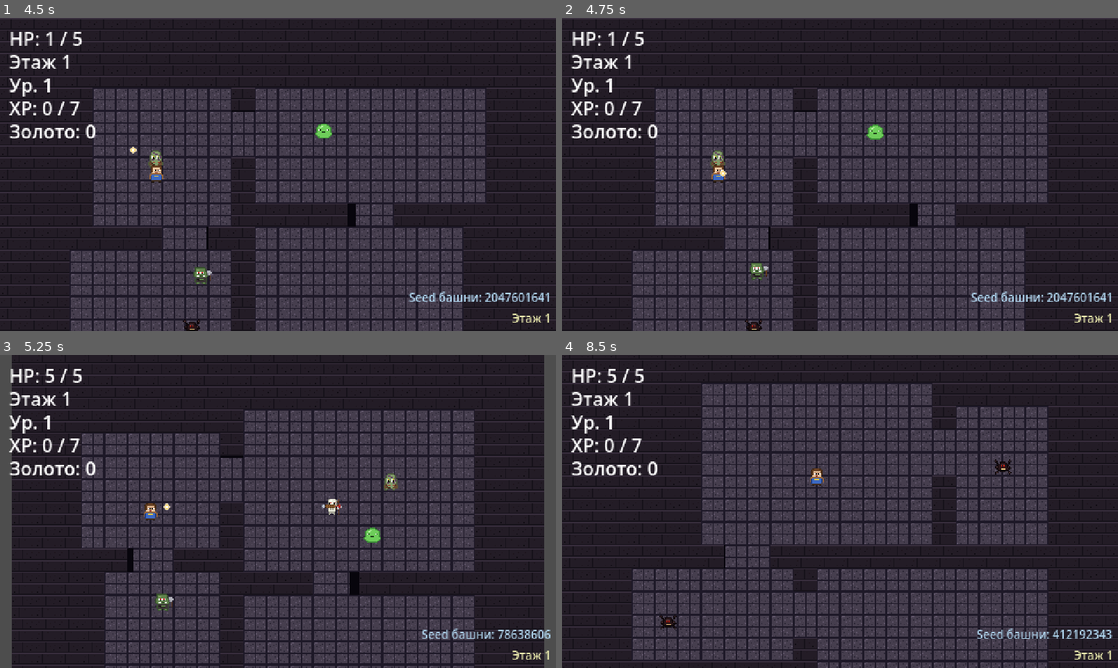
Above: before the commit, frames 1-4 (two rows, left to right).
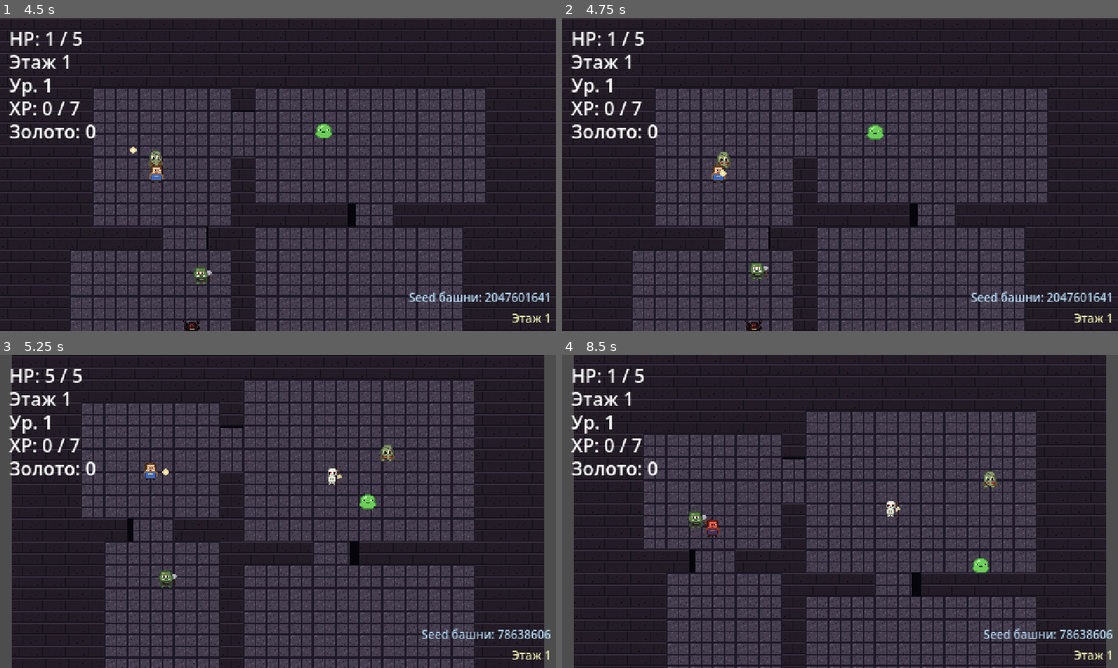
Above: after the commit, the same moments.

Repository: slartus/roguelike-game
Game: Godot game, scene res://scenes/main.tscn
The game is run twice, just before and just after one commit, with the same random seed, the same clock (stepped at 60 frames per second) and the same inputs.
Inputs (mouse positions are in pixels of both pictures, inside the frame that each line leads up to):
- Up to frame 1 (4.5 s): tap Enter at 0.5 s; move the mouse to (400, 158) at 0.52 s; press the mouse at (400, 158) at 0.53 s; hold D (move_right) 0.53-1.25 s; release the mouse at (400, 158) at 1.25 s; drag from (166, 190) to (250, 237) at 1.27 s; move the mouse to (333, 105) at 2.02 s; hold D (move_right) 2.03-2.75 s; tap Alt at 2.1 s; drag from (250, 237) to (111, 127) at 2.77 s; move the mouse to (444, 221) at 3.52 s; press the mouse at (444, 221) at 3.53 s; hold A (move_left) 3.53-4.25 s; release the mouse at (444, 221) at 4.25 s; drag from (111, 127) to (172, 174) at 4.27 s
- Up to frame 2 (4.75 s): no input
- Up to frame 3 (5.25 s): move the mouse to (305, 511) at 5.02 s; hold S (move_down) from 5.03 s (still down); tap Alt at 5.1 s; click (305, 511) at 5.17 s
- Up to frame 4 (8.5 s): release S (move_down) at 5.75 s; drag from (756, 433) to (728, 527) at 5.77 s; move the mouse to (962, 495) at 6.52 s; press the mouse at (962, 495) at 6.53 s; hold W (move_up) 6.53-7.25 s; release the mouse at (962, 495) at 7.25 s; drag from (728, 527) to (812, 574) at 7.27 s; move the mouse to (895, 442) at 8.02 s; hold S (move_down) from 8.03 s (still down); tap Alt at 8.1 s

Frame 1 is identical in both runs. In frame 2, 0.2% of the frame differs, in the area x 26-31%, y 42-49%; in frame 3, 27%; in frame 4, 37%, in the area x 0-100%, y 0-100%.

Commit message:
fix(ai): stuck-detection escape so enemies don't freeze at walls
Users reported melee and ranged enemies occasionally freezing against
a wall — even when the player walked right up to them. The two roots:

1. Melee A* fallback: when the enemy's rounded cell landed on a solid
   tile (edge-of-wall drift), `_recalc_path` returned an empty path and
   the fallback `_chase_direct` pushed straight into the wall. Every
   subsequent tick repeated the same collision — permanent stuck.

2. Ranged enemies (Skeleton Archer, Lich) have no pathfinding at all
   and walk in straight lines. Any wall between the enemy and its
   kiting target = infinite push into the wall.

Both scripts now detect stuck state after `move_and_slide`: if velocity
dampened below 15% of speed while we intended to move, `_stuck_timer`
accumulates. After 0.25s (melee) / 0.3s (ranged) an escape kicks in —
`_escape_direction` = perpendicular to the target direction for 0.4s,
so the enemy sidesteps around the corner. If it stays stuck immediately
after an escape, the next escape flips to the opposite side to avoid
looping into the same corner. Melee also clears its stale A*-path when
escape activates.

`_pick_wander_direction` resets the full stuck state so a stale
`_escape_direction` from a past CHASE can't fire 10 s later when the
enemy re-enters CHASE.

Regression tests: `test_stuck_at_wall.gd` covers perpendicular escape,
zero-target fallback, timer accumulation, reset on real movement,
ranged intended-move guard, ranged idle no-trigger, side-flipping on
repeat. GUT: 71/71 passing.

Co-Authored-By: Claude Opus 4.7 (1M context) <noreply@anthropic.com>

Diff:
--- a/scenes/enemies/enemy.gd
+++ b/scenes/enemies/enemy.gd
@@ -23,6 +23,14 @@
 const PATH_TARGET_STALE_DISTANCE: float = 24.0
 const WAYPOINT_REACHED_DISTANCE: float = 6.0
 const FLOOR_TILE_SIZE: int = 20
+# Stuck detection: если после slide реальная скорость < speed * ratio,
+# значит враг упёрся в стену. Через STUCK_TIMEOUT включаем escape —
+# идём перпендикулярно к цели ESCAPE_DURATION секунд, чтобы обогнуть
+# угол. Без этого враг мог намертво прижаться к стене (A* start_cell
+# solid → fallback на direct chase → упор в стену → повтор каждый tick).
+const STUCK_VELOCITY_RATIO: float = 0.15
+const STUCK_TIMEOUT: float = 0.25
+const ESCAPE_DURATION: float = 0.4
 
 @export var display_name: String = "ENEMY_UNKNOWN"
 @export var speed: float = 40.0
@@ -51,6 +59,10 @@
 var _path: PackedVector2Array          # Waypoints в пиксельных координатах
 var _path_recalc_timer: float = 0.0
 var _path_target: Vector2 = Vector2.INF
+var _stuck_timer: float = 0.0
+var _escape_timer: float = 0.0
+var _escape_direction: Vector2 = Vector2.ZERO
+var _last_escape_side: float = 0.0
 
 func _ready() -> void:
 	add_to_group("enemy")
@@ -164,7 +176,13 @@
 	return Vector2i(int(pos.x / FLOOR_TILE_SIZE), int(pos.y / FLOOR_TILE_SIZE))
 
 func _chase_direct(_target_pos: Vector2, _delta: float) -> void:
-	var direction := (_target_pos - global_position).normalized()
+	var to_target := (_target_pos - global_position).normalized()
+	var direction: Vector2
+	if _escape_timer > 0.0:
+		_escape_timer -= _delta
+		direction = _escape_direction
+	else:
+		direction = to_target
 	if direction == Vector2.ZERO:
 		velocity = Vector2.ZERO
 		return
@@ -173,6 +191,38 @@
 	# при перекошенном waypoint, а не застревает у неё намертво.
 	move_and_slide()
 	_handle_player_contact()
+	_update_stuck_state(to_target, _delta)
+
+func _update_stuck_state(to_target: Vector2, delta: float) -> void:
+	# Если после slide velocity почти обнулилась — прижались к стене.
+	# Копим таймер; по истечении STUCK_TIMEOUT включаем escape в
+	# перпендикулярном направлении, чтобы попытаться обогнуть угол.
+	if velocity.length() < speed * STUCK_VELOCITY_RATIO:
+		_stuck_timer += delta
+		if _stuck_timer >= STUCK_TIMEOUT and _escape_timer <= 0.0:
+			_escape_direction = _pick_escape_direction(to_target)
+			_escape_timer = ESCAPE_DURATION
+			_stuck_timer = 0.0
+			# Стёрли устаревший A*-путь: он мог указывать на waypoint у
+			# той самой стены, к которой только что прижались.
+			_path = PackedVector2Array()
+	else:
+		_stuck_timer = 0.0
+		# Успешно двигаемся — предыдущий выбранный side «сработал»,
+		# на будущее снова разрешаем случайный выбор.
+		_last_escape_side = 0.0
+
+func _pick_escape_direction(toward_target: Vector2) -> Vector2:
+	var base := toward_target if toward_target != Vector2.ZERO else Vector2.RIGHT
+	# Если только что уже пробовали одну сторону и снова застряли —
+	# берём противоположную, чтобы не циклиться в тот же угол.
+	var side: float
+	if _last_escape_side != 0.0:
+		side = -_last_escape_side
+	else:
+		side = 1.0 if randf() > 0.5 else -1.0
+	_last_escape_side = side
+	return base.rotated(side * PI / 2.0)
 
 func _handle_player_contact() -> void:
 	if _contact_timer > 0.0:
@@ -201,6 +251,13 @@
 	var angle := randf() * TAU
 	_wander_direction = Vector2.RIGHT.rotated(angle)
 	_wander_timer = wander_change_interval
+	# Переход в WANDER = свежий старт AI. Сбрасываем stuck-state, иначе
+	# сохранённый _escape_direction/_escape_timer с прошлого CHASE может
+	# «выстрелить» устаревшим рывком при возврате в CHASE через N секунд.
+	_stuck_timer = 0.0
+	_escape_timer = 0.0
+	_last_escape_side = 0.0
+	_path = PackedVector2Array()
 
 func _find_player() -> Node2D:
 	var players := get_tree().get_nodes_in_group("player")
--- a/scenes/enemies/ranged_enemy.gd
+++ b/scenes/enemies/ranged_enemy.gd
@@ -25,9 +25,20 @@
 @export var preferred_range: float = 160.0
 @export var min_range: float = 100.0
 
+# Stuck detection: у ranged-врагов нет A* и они ходят по прямой. Если
+# упёрлись в стену при попытке подойти/отойти — через STUCK_TIMEOUT
+# уходим в escape (перпендикуляр к player-line) на ESCAPE_DURATION.
+const STUCK_VELOCITY_RATIO: float = 0.15
+const STUCK_TIMEOUT: float = 0.3
+const ESCAPE_DURATION: float = 0.4
+
 var health: int
 var _target: Node2D
 var _fire_timer: float = 0.0
+var _stuck_timer: float = 0.0
+var _escape_timer: float = 0.0
+var _escape_direction: Vector2 = Vector2.ZERO
+var _last_escape_side: float = 0.0
 
 func _ready() -> void:
 	add_to_group("enemy")
@@ -55,19 +66,55 @@
 
 	# Kiting: приближаемся если далеко, отходим если близко.
 	var to_player := (_target.global_position - global_position).normalized()
+	var intended_dir: Vector2 = Vector2.ZERO
 	if dist > preferred_range:
-		velocity = to_player * speed
+		intended_dir = to_player
 	elif dist < min_range:
-		velocity = -to_player * speed
+		intended_dir = -to_player
+
+	if _escape_timer > 0.0:
+		_escape_timer -= delta
+		velocity = _escape_direction * speed
+	elif intended_dir != Vector2.ZERO:
+		velocity = intended_dir * speed
 	else:
 		velocity = Vector2.ZERO
 	move_and_slide()
+	_update_stuck_state(intended_dir, delta)
 
 	# Стрельба — всегда пока игрок в perception.
 	_fire_timer -= delta
 	if _fire_timer <= 0.0:
 		_fire_timer = fire_interval
 		_shoot()
+
+func _update_stuck_state(intended_dir: Vector2, delta: float) -> void:
+	# Проверяем «застряли ли» только если реально пытались двигаться —
+	# на ideal-range ranged-враг штатно стоит на месте, ложных срабатываний
+	# быть не должно.
+	var wanted_to_move := intended_dir != Vector2.ZERO or _escape_timer > 0.0
+	if wanted_to_move and velocity.length() < speed * STUCK_VELOCITY_RATIO:
+		_stuck_timer += delta
+		if _stuck_timer >= STUCK_TIMEOUT and _escape_timer <= 0.0:
+			_escape_direction = _pick_escape_direction(intended_dir)
+			_escape_timer = ESCAPE_DURATION
+			_stuck_timer = 0.0
+	else:
+		_stuck_timer = 0.0
+		# Успешно двигаемся — сброс side, чтобы разрешить случайный
+		# выбор при следующем застревании.
+		_last_escape_side = 0.0
+
+func _pick_escape_direction(intended_dir: Vector2) -> Vector2:
+	var base := intended_dir if intended_dir != Vector2.ZERO else Vector2.RIGHT
+	# При повторном застревании сразу пробуем противоположную сторону.
+	var side: float
+	if _last_escape_side != 0.0:
+		side = -_last_escape_side
+	else:
+		side = 1.0 if randf() > 0.5 else -1.0
+	_last_escape_side = side
+	return base.rotated(side * PI / 2.0)
 
 func _shoot() -> void:
 	if bullet_scene == null or _target == null:
--- /dev/null
+++ b/test/unit/test_stuck_at_wall.gd
@@ -0,0 +1,95 @@
+extends GutTest
+
+# Регресс на застревание врагов у стен.
+# Melee (enemy.gd) — A* может вернуть пустой путь если start_cell лёг в
+# solid ячейку (враг прижался к стене границей клетки), тогда fallback
+# на _chase_direct упирается в стену навсегда. Ranged (ranged_enemy.gd)
+# ходит только по прямой — стена между целью и врагом = вечный упор.
+# Оба случая покрывает stuck-detection: после нескольких кадров с
+# заглохшей velocity включается escape в перпендикулярном направлении.
+
+const EnemyScene = preload("res://scenes/enemies/enemy.tscn")
+const RangedScene = preload("res://scenes/enemies/ranged_enemy.tscn")
+
+func test_melee_pick_escape_direction_is_perpendicular_to_target() -> void:
+	var e = EnemyScene.instantiate()
+	add_child_autofree(e)
+	var toward := Vector2.RIGHT
+	var escape: Vector2 = e._pick_escape_direction(toward)
+	assert_almost_eq(escape.length(), 1.0, 0.01, "escape — unit vector")
+	assert_almost_eq(toward.dot(escape), 0.0, 0.01,
+		"escape должен быть перпендикулярен направлению на цель")
+
+func test_melee_pick_escape_direction_falls_back_to_right_on_zero() -> void:
+	var e = EnemyScene.instantiate()
+	add_child_autofree(e)
+	var escape: Vector2 = e._pick_escape_direction(Vector2.ZERO)
+	assert_almost_eq(escape.length(), 1.0, 0.01,
+		"escape корректен даже когда direction == ZERO")
+
+func test_melee_stuck_state_triggers_escape_after_timeout() -> void:
+	var e = EnemyScene.instantiate()
+	add_child_autofree(e)
+	# Симулируем «прижались к стене»: velocity сильно ниже speed * ratio.
+	e.velocity = Vector2.ZERO
+	var to_target := Vector2.RIGHT
+	# Один тик — ещё не должен триггернуть.
+	e._update_stuck_state(to_target, 0.1)
+	assert_eq(e._escape_timer, 0.0,
+		"один короткий кадр не должен триггерить escape")
+	# После STUCK_TIMEOUT (0.25) escape должен включиться.
+	e._update_stuck_state(to_target, 0.2)
+	assert_gt(e._escape_timer, 0.0,
+		"после STUCK_TIMEOUT escape_timer должен быть выставлен")
+	assert_almost_eq(e._escape_direction.length(), 1.0, 0.01,
+		"escape_direction — unit vector")
+
+func test_melee_stuck_state_resets_when_moving_normally() -> void:
+	var e = EnemyScene.instantiate()
+	add_child_autofree(e)
+	e.velocity = Vector2.ZERO
+	# Копим stuck_timer.
+	e._update_stuck_state(Vector2.RIGHT, 0.15)
+	assert_gt(e._stuck_timer, 0.0)
+	# Затем velocity стала нормальной — таймер должен сброситься.
+	e.velocity = Vector2.RIGHT * e.speed
+	e._update_stuck_state(Vector2.RIGHT, 0.05)
+	assert_eq(e._stuck_timer, 0.0,
+		"stuck_timer должен сбрасываться при нормальном движении")
+
+func test_ranged_stuck_state_triggers_escape_when_intended_to_move() -> void:
+	var e = RangedScene.instantiate()
+	add_child_autofree(e)
+	# Симулируем: пытались двигаться (intended_dir != 0), но velocity
+	# после slide заглохла (прижались к стене).
+	e.velocity = Vector2.ZERO
+	e._update_stuck_state(Vector2.RIGHT, 0.2)
+	e._update_stuck_state(Vector2.RIGHT, 0.2)
+	assert_gt(e._escape_timer, 0.0,
+		"ranged должен включить escape после STUCK_TIMEOUT")
+	assert_almost_eq(e._escape_direction.length(), 1.0, 0.01)
+
+func test_melee_pick_escape_direction_flips_side_on_repeat() -> void:
+	# Если враг только что застревал и escape провалился — следующий
+	# _pick_escape_direction обязан вернуть противоположную сторону,
+	# чтобы не циклиться в тот же угол.
+	var e = EnemyScene.instantiate()
+	add_child_autofree(e)
+	var first: Vector2 = e._pick_escape_direction(Vector2.RIGHT)
+	var second: Vector2 = e._pick_escape_direction(Vector2.RIGHT)
+	# Первое escape случайное, второе должно быть -first.
+	assert_almost_eq(first.x + second.x, 0.0, 0.01,
+		"второй escape при том же _last_escape_side должен быть противоположным")
+	assert_almost_eq(first.y + second.y, 0.0, 0.01)
+
+func test_ranged_stuck_state_does_not_trigger_when_intentionally_idle() -> void:
+	# На ideal-range ranged штатно стоит (velocity=0, intended_dir=0).
+	# Stuck-detection не должен ложно срабатывать.
+	var e = RangedScene.instantiate()
+	add_child_autofree(e)
+	e.velocity = Vector2.ZERO
+	for i in 10:
+		e._update_stuck_state(Vector2.ZERO, 0.1)
+	assert_eq(e._escape_timer, 0.0,
+		"ranged на ideal-range не должен триггерить escape")
+	assert_eq(e._stuck_timer, 0.0)
Not shown, added: test/unit/test_enemy_bullets.gd.uid
Not shown, added: test/unit/test_stuck_at_wall.gd.uid
Not shown, changed: docs/gamedesign/enemies.md
